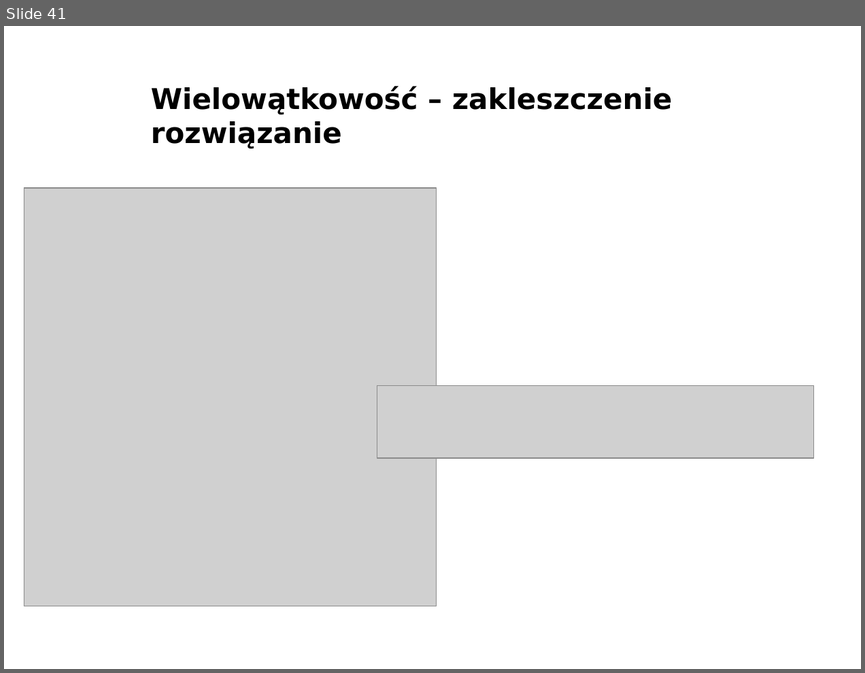
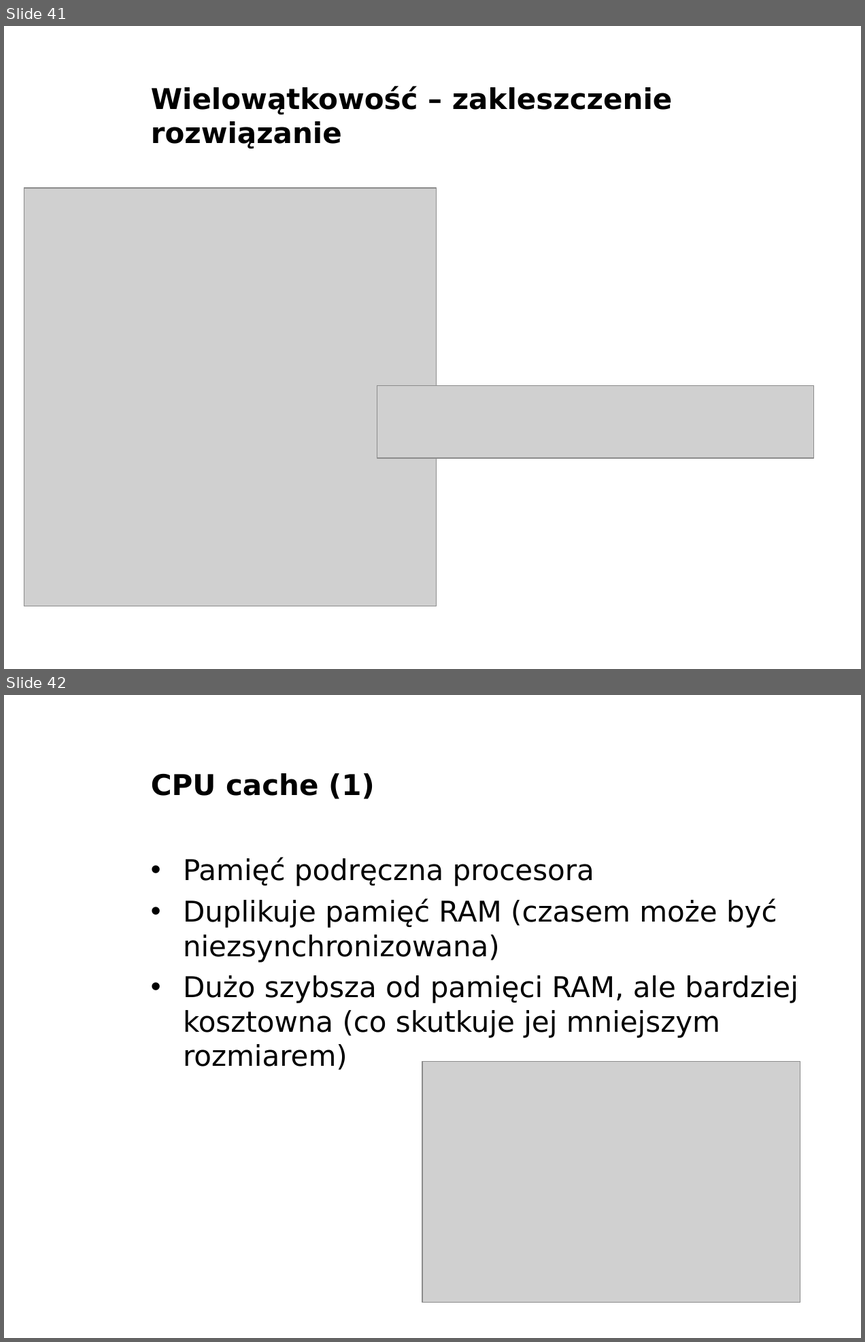
Before and after one commit to bercik/pn_prezentacja, a slide deck: robert/prezentacja.odp. Shown one above the other, each under a label of ours: slide 41 before the commit, slides 41 and 42 after it. The pictures are 865x673 and 865x1342 pixels, drawn with LibreOffice and Linux fonts; fonts in the diff are those of the drawing; grey boxes stand for pictures; background and template pictures are left out. Boxes give left, top, right and bottom in pixels: in the first picture for what was removed or moved away, otherwise in the second. Text is boxed around its words. In the diff, an @@ line names an element or a change of style, - is before the commit and + after.

Commit message:
Add cpu cache

```diff
--- a/robert/prezentacja.odp
+++ b/robert/prezentacja.odp
@@ slide 42 added at (4, 695, 861, 1338), background picture (left out) @@
@@ title added at (151, 773, 375, 799), 24 pt, text #000000, bold @@
+CPU cache (1)
@@ text added at (183, 857, 798, 1070), 24 pt, text #000000 @@
+• Pamięć podręczna procesora
+• Duplikuje pamięć RAM (czasem może być niezsynchronizowana)
+• Dużo szybsza od pamięci RAM, ale bardziej kosztowna (co skutkuje jej mniejszym rozmiarem)
@@ picture added at (422, 1061, 800, 1302) @@
@@ text added at (719, 1314, 861, 1338), 11 pt, text #FFFFFF, bold @@
+www.agh.edu.pl
```
Also in this commit, not shown: 1 other slide added, 1 other file.
